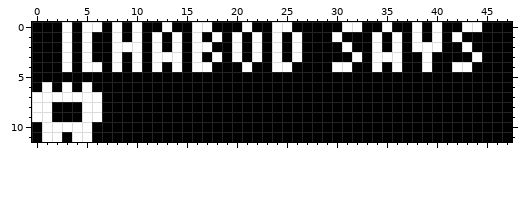
Pixel-art file: art/lobby/ghost-1-say.ase. The first picture shows the starting point.
48x12 pixels, 1 frame.
Now the later version:
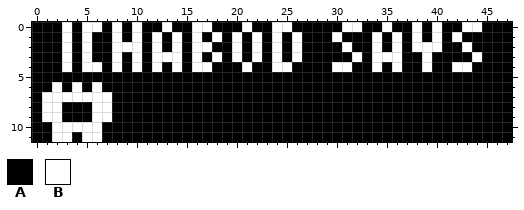
Palette (. is transparent): A #000000  B #ffffff
Diff:
@@ x 0..9 @@
  5 AAAAAAAAAA
- 6 ABABABAAAA
- 7 BBBBBBBAAA
- 8 BBAAABBAAA
- 9 BBAAABBAAA
-10 ABBBBBAAAA
-11 ABBABBAAAA
+ 6 AABABABAAA
+ 7 ABBBBBBBAA
+ 8 ABBAAABBAA
+ 9 ABBAAABBAA
+10 AABBBBBAAA
+11 AABBABBAAA
Changed places in both pictures, as pixel boxes (x1, y1, x2, y2):
changed: (32, 82, 112, 142)
